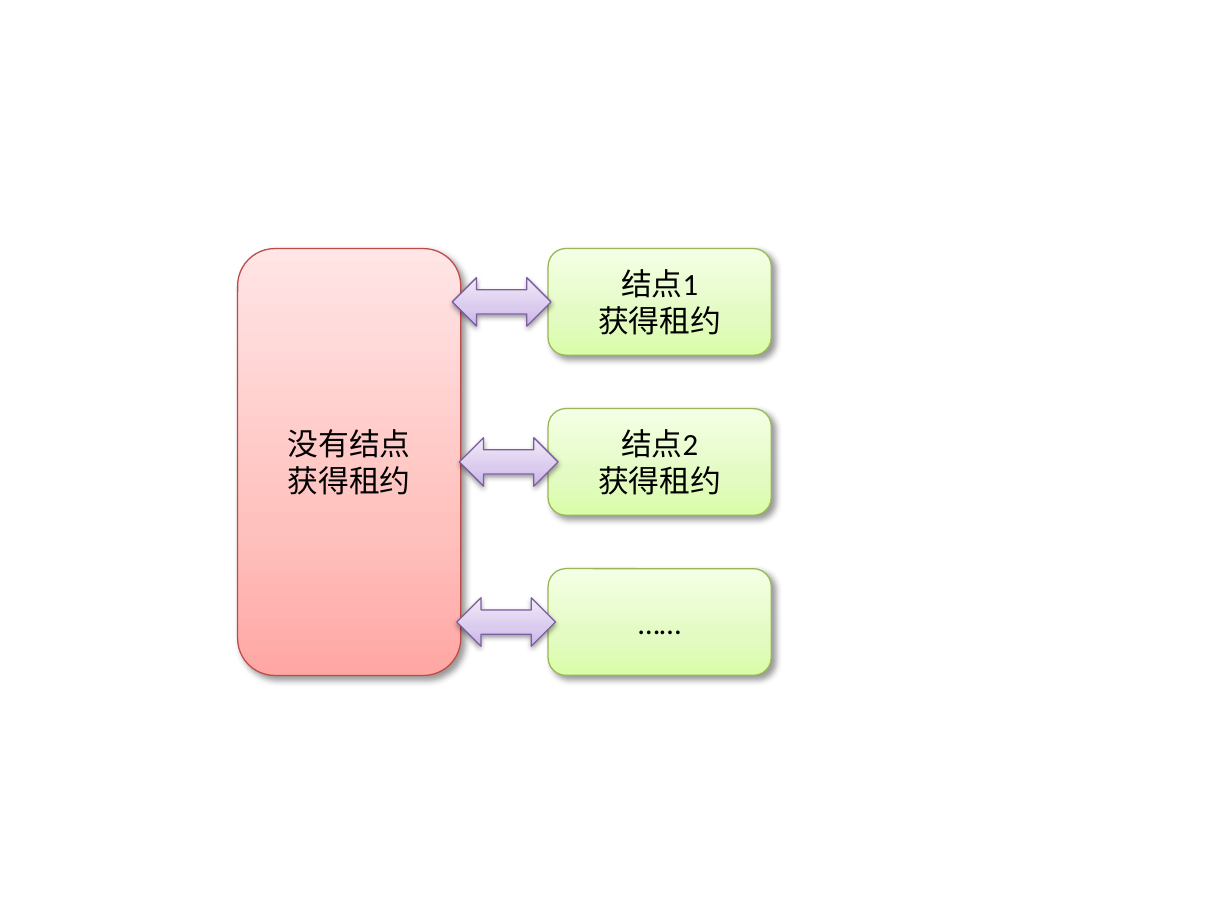
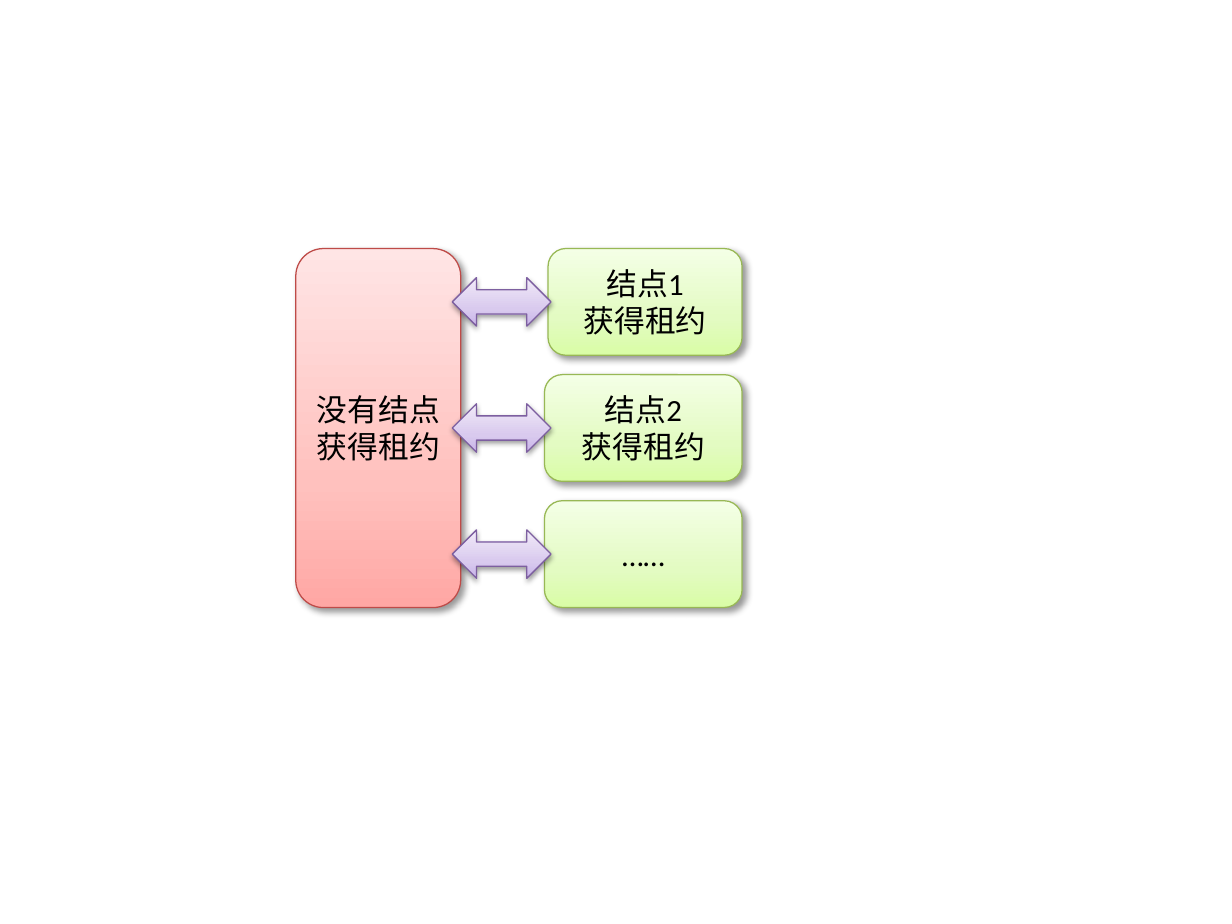
Before and after one commit to dsdoc/dsdoc, a slide deck: slide 2 of paxoslease/paxoslease.pptx. Drawn at 1232x924 pixels with LibreOffice and Linux fonts; fonts in the diff are those of the drawing. Boxes give left, top, right and bottom in pixels: in the first picture for what was removed or moved away, otherwise in the second. Text is boxed around its words. In the diff, an @@ line names an element or a change of style, - is before the commit and + after.

```diff
--- a/paxoslease/paxoslease.pptx
+++ b/paxoslease/paxoslease.pptx
@@ rounded rectangle "没有结点": place and size @@
-rounded rectangle "没有结点" at [238, 249, 461, 675]
+rounded rectangle "没有结点" at [296, 249, 461, 607]
@@ rounded rectangle "结点1": place and size @@
-rounded rectangle "结点1" at [548, 249, 771, 356]
+rounded rectangle "结点1" at [548, 249, 742, 356]
@@ rounded rectangle "结点2": place and size @@
-rounded rectangle "结点2" at [548, 409, 771, 516]
+rounded rectangle "结点2" at [545, 375, 742, 482]
@@ left right arrow: place and size @@
-left right arrow at [460, 437, 558, 485]
+left right arrow at [452, 404, 551, 452]
@@ rounded rectangle "……": place and size @@
-rounded rectangle "……" at [548, 569, 771, 676]
+rounded rectangle "……" at [545, 500, 742, 607]
@@ left right arrow: place and size @@
-left right arrow at [457, 598, 556, 646]
+left right arrow at [452, 530, 551, 578]
```
Also in this commit, not shown: 2 other files.
